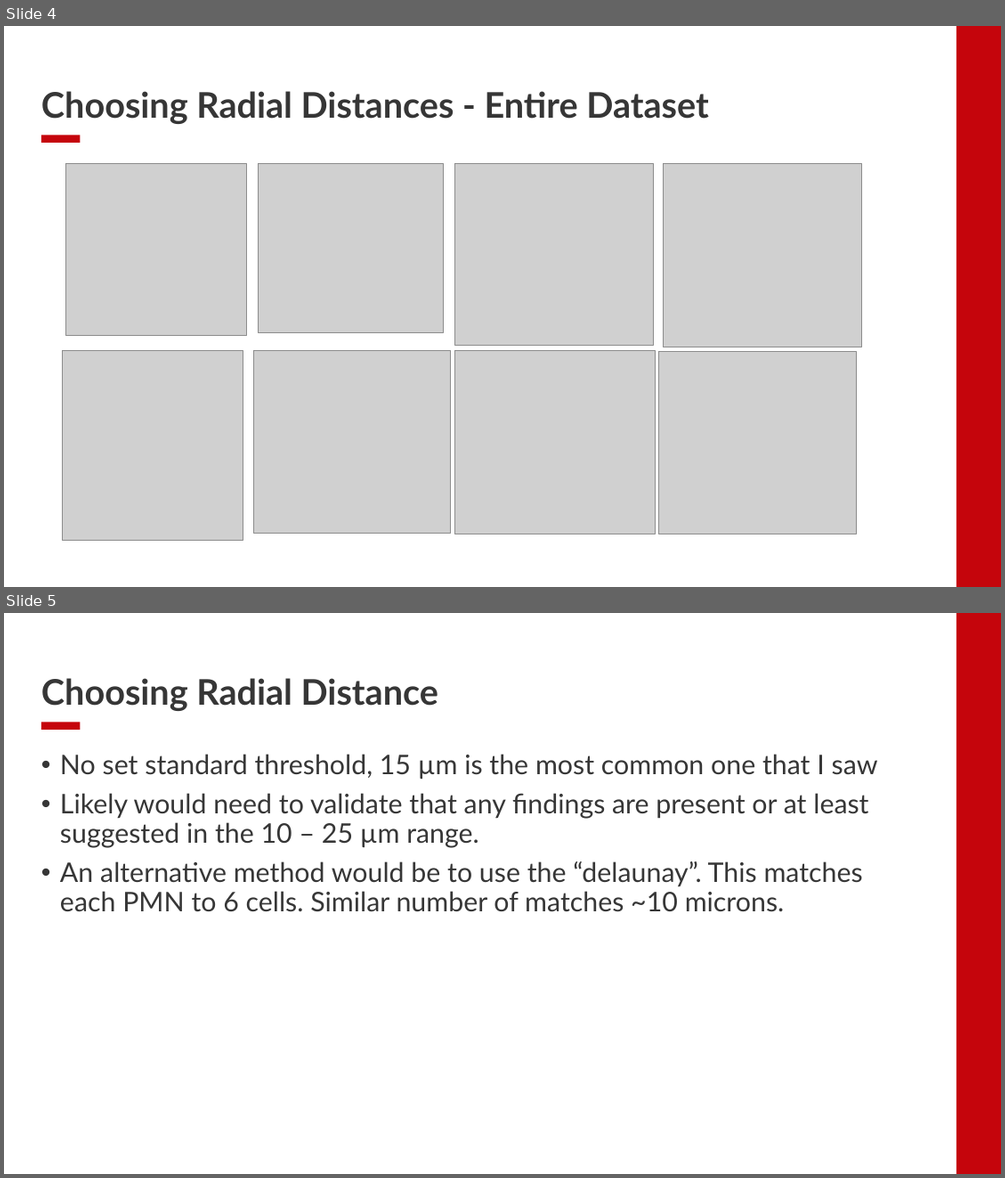
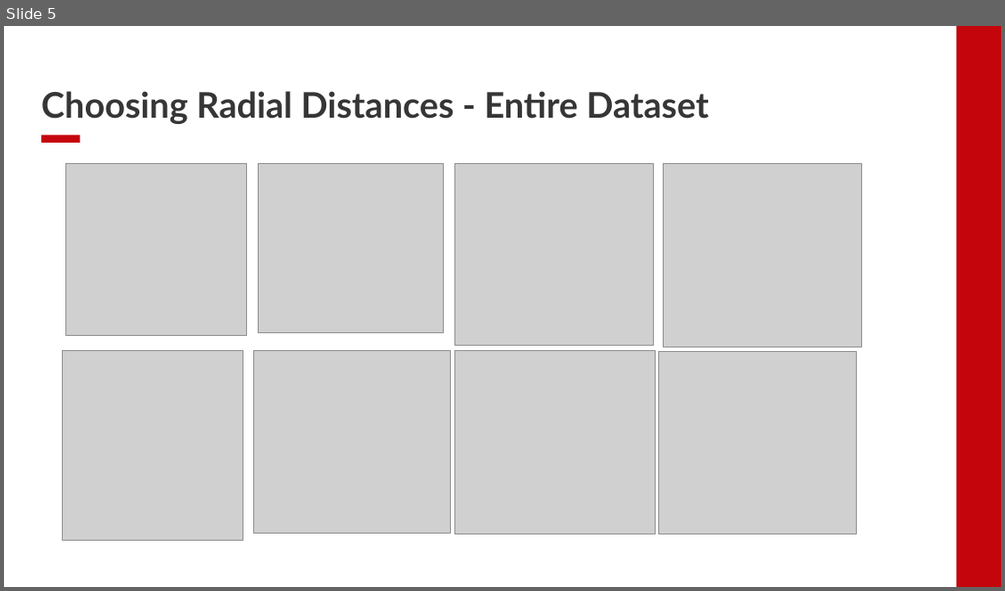
Before and after one commit to EDJohns/2025-Dinh-Lab-Research-Project, a slide deck: Shapiro 2025 Project/Weekly Updates/Week 6 Updates.pptx. Shown one above the other, each under a label of ours: slides 4 and 5 before the commit, slide 5 after it. The pictures are 1005x1178 and 1005x591 pixels, drawn with LibreOffice and Linux fonts; fonts in the diff are those of the drawing; grey boxes stand for pictures; background and template pictures are left out. Boxes give left, top, right and bottom in pixels: in the first picture for what was removed or moved away, otherwise in the second. Text is boxed around its words. In the diff, an @@ line names an element or a change of style, - is before the commit and + after.

```diff
--- a/Shapiro 2025 Project/Weekly Updates/Week 6 Updates.pptx
+++ b/Shapiro 2025 Project/Weekly Updates/Week 6 Updates.pptx
@@ slide 5 removed at <box>4,613,1001,1174</box>, background #FFFFFF; not listed: 2 template elements that a slide beside it also shows @@
@@ title removed at <box>41,678,438,711</box> @@
-Choosing Radial Distance
@@ text removed at <box>60,754,878,912</box> @@
-• No set standard threshold, 15 µm is the most common one that I saw
-• Likely would need to validate that any findings are present or at least suggested in the 10 – 25 µm range.
-• An alternative method would be to use the “delaunay”. This matches each PMN to 6 cells. Similar number of matches ~10 microns.
@@ what was slide 4 is now slide 5 @@
```
Also in this commit, not shown: 3 slides changed, 5 slides added, 2 other slides removed.
